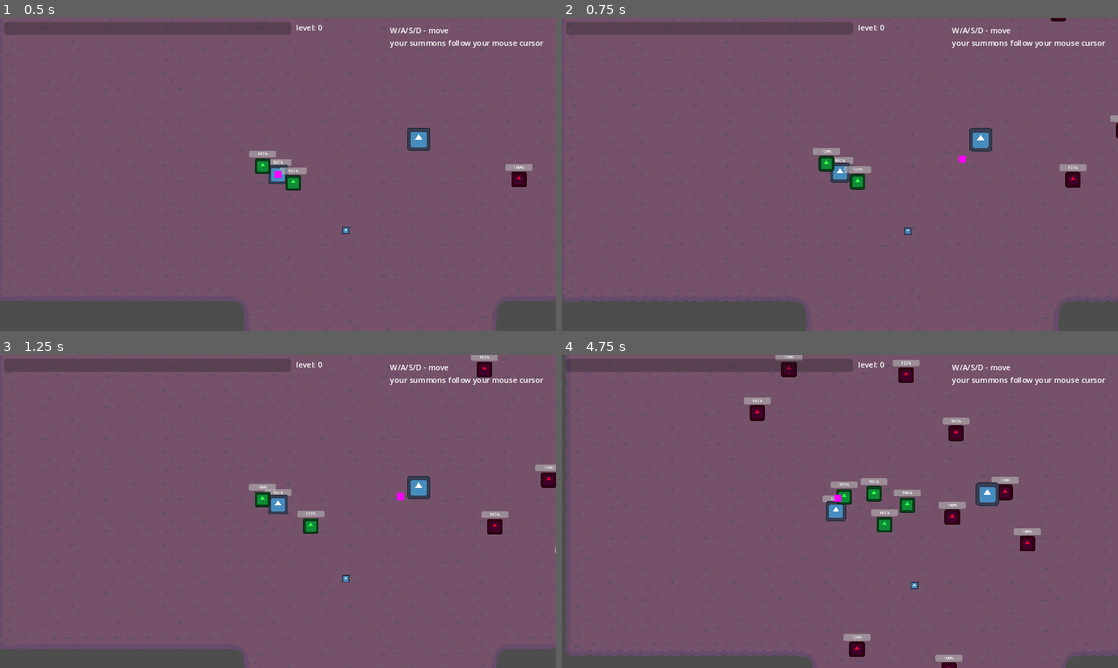
Above: before the commit, frames 1-4 (two rows, left to right).
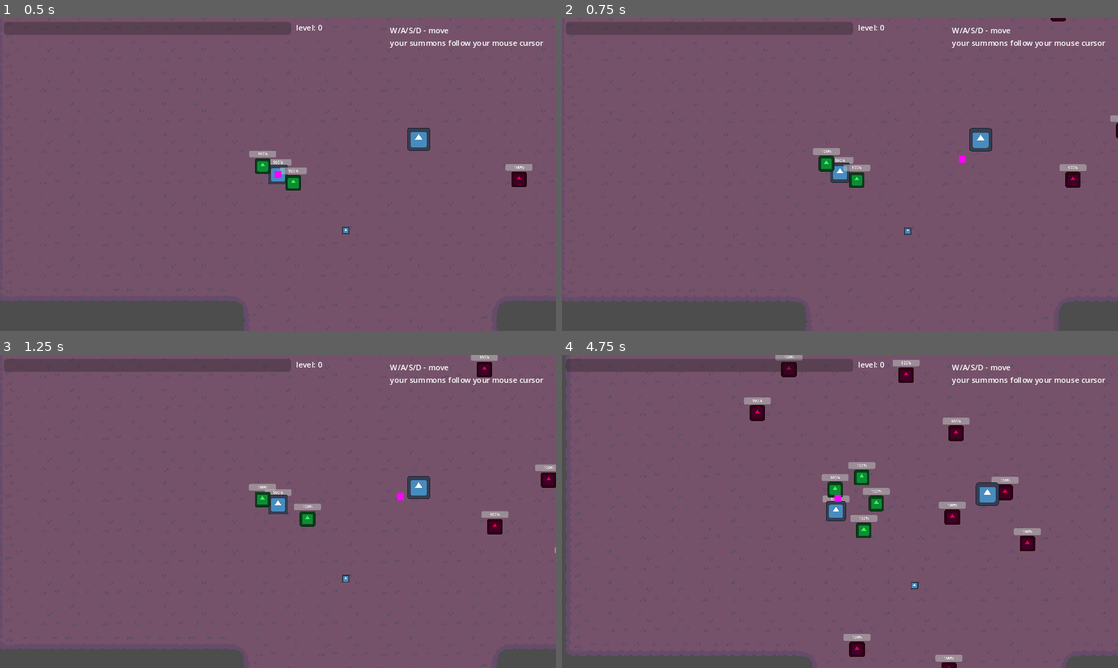
Above: after the commit, the same moments.

Repository: geekazodium/project-skeleton
Game: Godot game, scene res://scenes/game_scene.tscn
The game is run twice, just before and just after one commit, with the same random seed, the same clock (stepped at 60 frames per second) and the same inputs. The engine's default icon, where the game draws it, is replaced by a stand-in: a white triangle on a blue panel in a dark square.
Inputs (mouse positions are in pixels of both pictures, inside the frame that each line leads up to):
- Up to frame 1 (0.5 s): no input
- Up to frame 2 (0.75 s): tap Enter (ui_accept) at 0.5 s; move the mouse to (962, 158) at 0.52 s; hold W (move_up) from 0.53 s (still down); tap F at 0.6 s; click (962, 158) at 0.67 s
- Up to frame 3 (1.25 s): keep holding W (move_up); tap Enter (ui_accept) at 0.77 s
- Up to frame 4 (4.75 s): release W (move_up) at 1.25 s; drag from (728, 527) to (840, 505) at 1.27 s; move the mouse to (895, 442) at 2.02 s; hold W (move_up) 2.03-2.75 s; tap F at 2.1, 3.6 s; drag from (812, 574) to (867, 517) at 2.77 s; move the mouse to (1006, 558) at 3.52 s; hold S (move_down) 3.53-4.25 s; tap Enter (ui_accept) at 3.77 s; drag from (673, 464) to (840, 498) at 4.27 s

Frame 1 is identical in both runs. In frame 2, 0.1% of the frame differs, in the area x 50-56%, y 46-55%; in frame 3, 0.3%; in frame 4, 1.6%, in the area x 46-65%, y 34-59%.

Commit message:
fix: tweaked minion movement to enable better player control

Diff:
--- a/scripts/entities/boid_movement.gd
+++ b/scripts/entities/boid_movement.gd
@@ -57,7 +57,7 @@
 
 		cohesion_force_center += position_difference;
 
-		alignment_force_avg += nearby_body.velocity;
+		alignment_force_avg += nearby_body.get_node("DeferredVelocity").direction_to_move;
 
 		var distance_squared: float = position_difference.length_squared();
 		if distance_squared < self.protected_range_squared:
